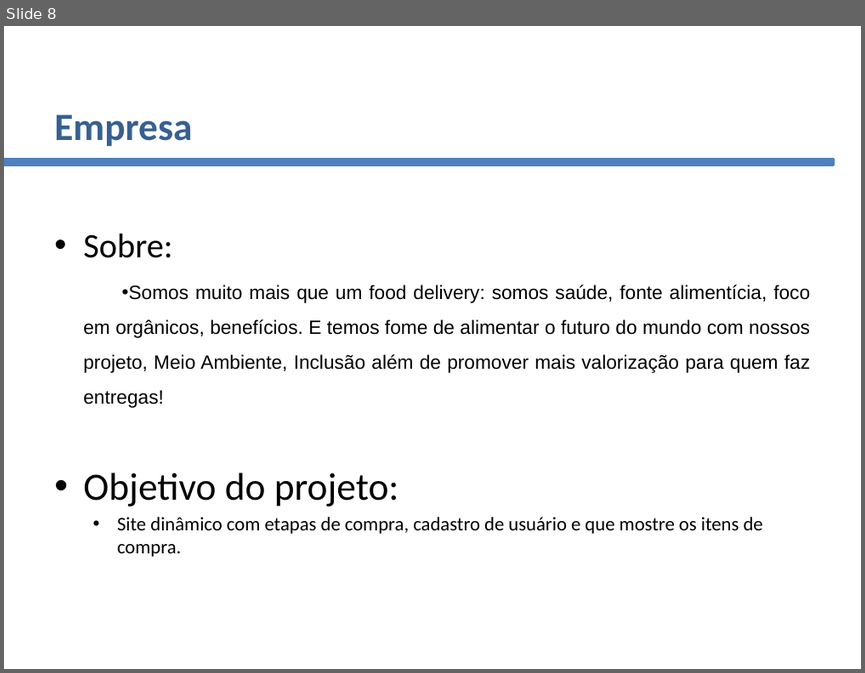
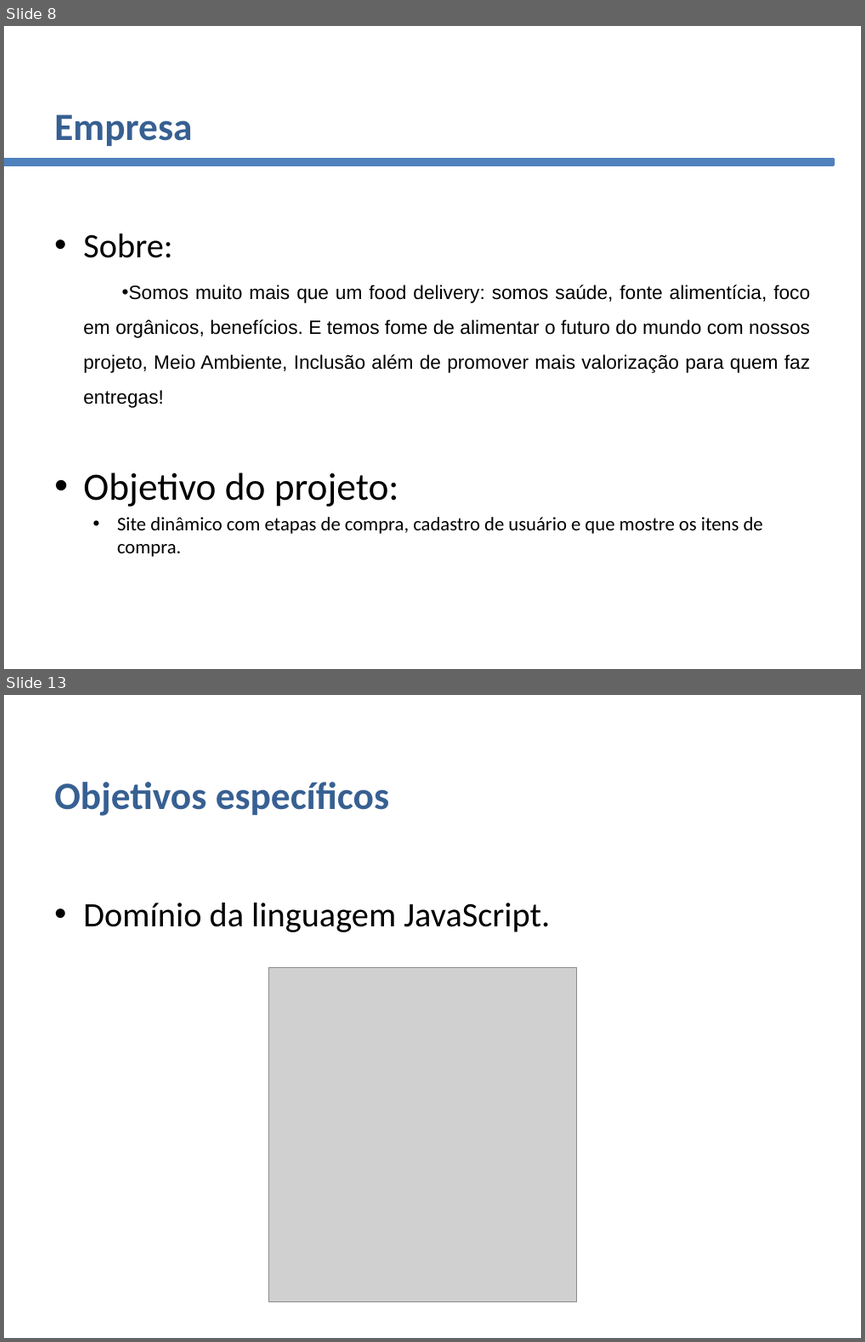
Before and after one commit to matheusg-dev/ProjetoDelivery_TCC, a slide deck: assets/documentacao_abnt/PowerPoint Projeto Final SENAI.pptx. Shown one above the other, each under a label of ours: slide 8 before the commit, slides 8 and 13 after it; the slides between them are not shown. The pictures are 865x673 and 865x1342 pixels, drawn with LibreOffice and Linux fonts; fonts in the diff are those of the drawing; grey boxes stand for pictures; background and template pictures are left out. Boxes give left, top, right and bottom in pixels: in the first picture for what was removed or moved away, otherwise in the second. Text is boxed around its words. In the diff, an @@ line names an element or a change of style, - is before the commit and + after.

```diff
--- a/assets/documentacao_abnt/PowerPoint Projeto Final SENAI.pptx
+++ b/assets/documentacao_abnt/PowerPoint Projeto Final SENAI.pptx
@@ slide 13 added at bbox=[4, 695, 861, 1338], background #FFFFFF @@
@@ title added at bbox=[54, 782, 389, 816], 36 pt, text #376092, bold @@
+Objetivos específicos
@@ text added at bbox=[83, 902, 550, 932], 32 pt, text #000000 @@
+• Domínio da linguagem JavaScript.
@@ picture added at bbox=[268, 968, 577, 1302] @@
```
Also in this commit, not shown: 11 slides changed, 10 other slides added, 1 slide removed.
